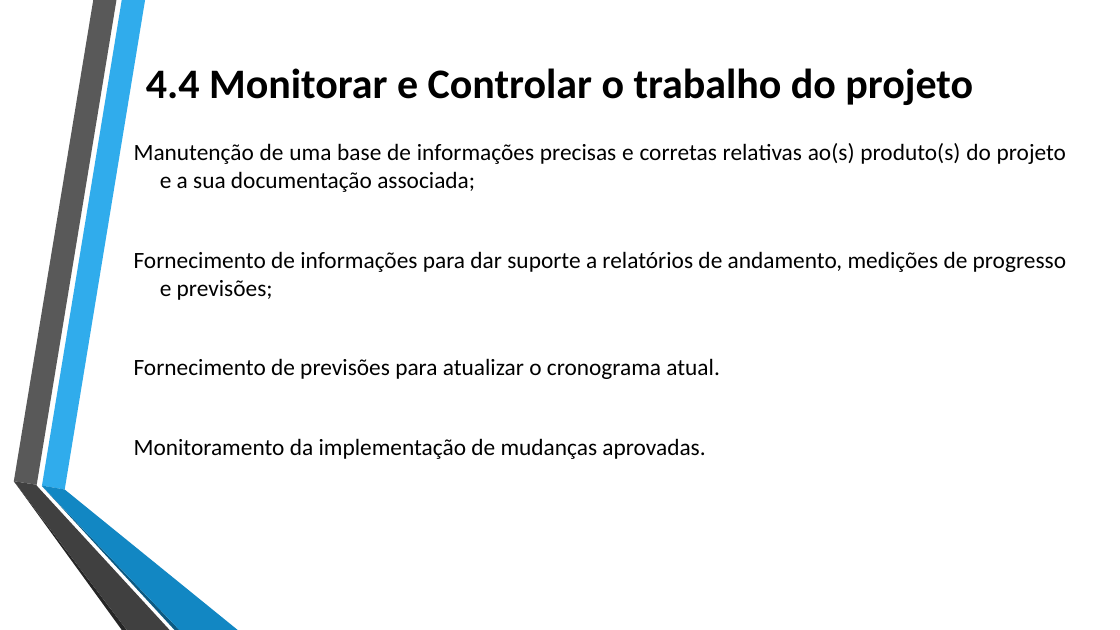
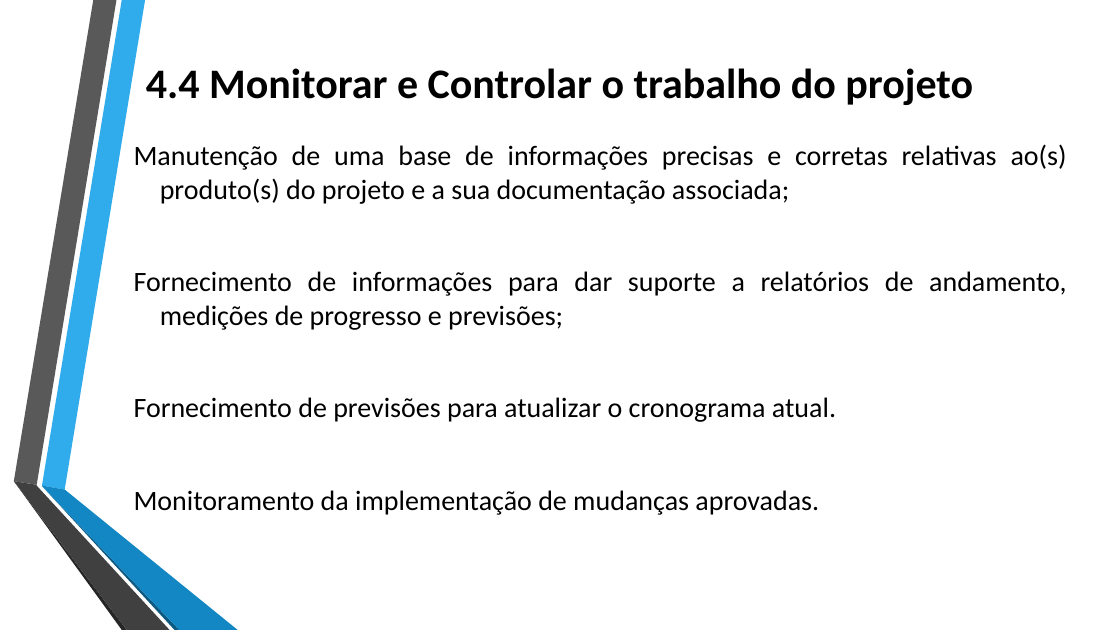
Before and after one commit to jharbes/ADMINISTRACAO-DE-REDES, a slide deck: slide 34 of RELATORIO PROVA P2/relatorio-pmbok-capitulo4-jharbes.pptx. Drawn at 1120x630 pixels with LibreOffice and Linux fonts; fonts in the diff are those of the drawing. Boxes give left, top, right and bottom in pixels: in the first picture for what was removed or moved away, otherwise in the second. Text is boxed around its words. In the diff, an @@ line names an element or a change of style, - is before the commit and + after.

```diff
--- a/RELATORIO PROVA P2/relatorio-pmbok-capitulo4-jharbes.pptx
+++ b/RELATORIO PROVA P2/relatorio-pmbok-capitulo4-jharbes.pptx
@@ text "Manutenção de uma base de ..." at (134,144,1067,515): size 20 to 24 pt @@
```
Also in this commit, not shown: 18 other slides changed.
